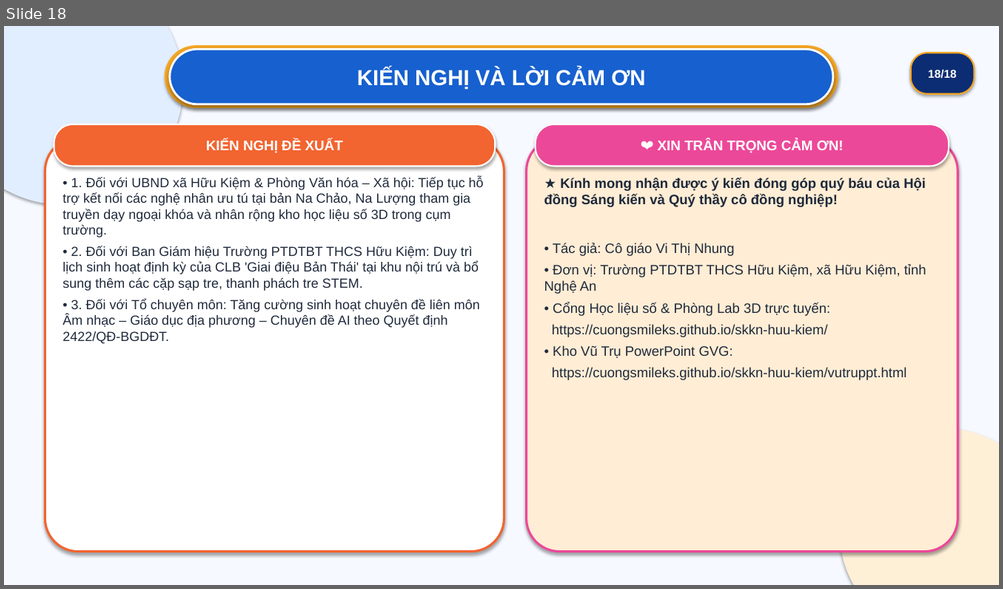
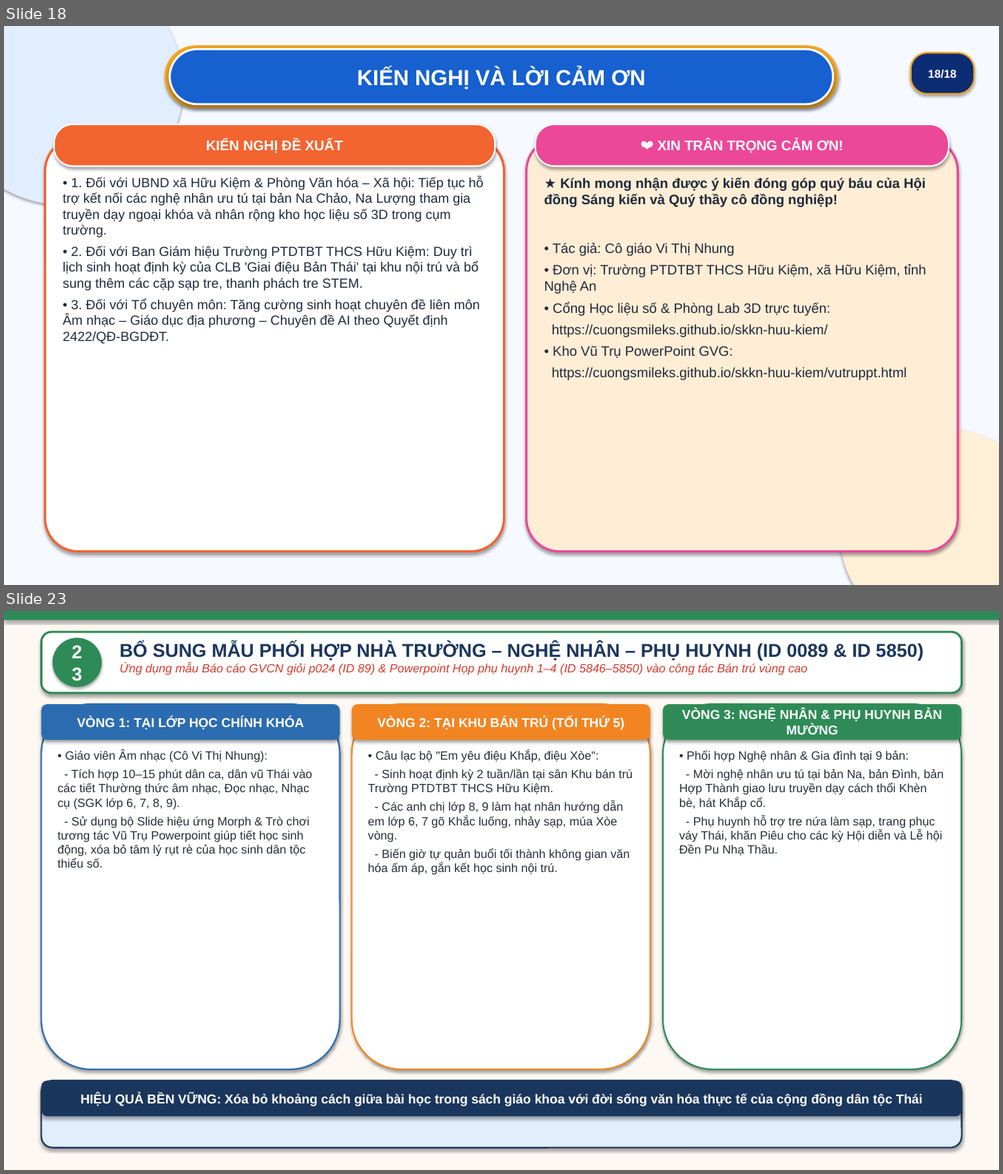
Before and after one commit to cuongsmileks/skkn-huu-kiem, a slide deck: BAO_CAO_BIEN_PHAP_GVG_MAU_M001_VUTRUPPT_VI_THI_NHUNG.pptx. Shown one above the other, each under a label of ours: slide 18 before the commit, slides 18 and 23 after it; the slides between them are not shown. The pictures are 1003x589 and 1003x1174 pixels, drawn with LibreOffice and Linux fonts; fonts in the diff are those of the drawing. Boxes give left, top, right and bottom in pixels: in the first picture for what was removed or moved away, otherwise in the second. Text is boxed around its words. In the diff, an @@ line names an element or a change of style, - is before the commit and + after.

```diff
--- a/BAO_CAO_BIEN_PHAP_GVG_MAU_M001_VUTRUPPT_VI_THI_NHUNG.pptx
+++ b/BAO_CAO_BIEN_PHAP_GVG_MAU_M001_VUTRUPPT_VI_THI_NHUNG.pptx
@@ slide 23 added at box(4, 611, 999, 1170), background #FFFFFF @@
@@ rectangle added at box(4, 611, 999, 1170), fill #FDF8F2 @@
@@ rectangle added at box(4, 611, 999, 620), fill #2E8B57 @@
@@ rounded rectangle added at box(41, 632, 962, 693), fill #FFFFFF, outline #2E8B57 2 pt @@
@@ ellipse added at box(53, 638, 102, 687), fill #2E8B57, 18 pt, text #FFFFFF, bold @@
+23
@@ text added at box(119, 642, 923, 675), 11.5 pt, text #D63A2A, italic @@
+BỔ SUNG MẪU PHỐI HỢP NHÀ TRƯỜNG – NGHỆ NHÂN – PHỤ HUYNH (ID 0089 & ID 5850)
+Ứng dụng mẫu Báo cáo GVCN giỏi p024 (ID 89) & Powerpoint Họp phụ huynh 1–4 (ID 5846–5850) vào công tác Bán trú vùng cao
@@ rounded rectangle added at box(41, 704, 340, 1070), fill #FFFFFF, outline #2B6CB0 1.5 pt @@
@@ rounded rectangle added at box(41, 704, 340, 740), fill #2B6CB0, 12.5 pt, text #FFFFFF, bold @@
+VÒNG 1: TẠI LỚP HỌC CHÍNH KHÓA
@@ rounded rectangle added at box(352, 704, 650, 1070), fill #FFFFFF, outline #F28522 1.5 pt @@
@@ rounded rectangle added at box(352, 704, 650, 740), fill #F28522, 12.5 pt, text #FFFFFF, bold @@
+VÒNG 2: TẠI KHU BÁN TRÚ (TỐI THỨ 5)
@@ rounded rectangle added at box(663, 704, 962, 1070), fill #FFFFFF, outline #2E8B57 1.5 pt @@
@@ rounded rectangle added at box(663, 704, 962, 740), fill #2E8B57, 12.5 pt, text #FFFFFF, bold @@
+VÒNG 3: NGHỆ NHÂN & PHỤ HUYNH BẢN MƯỜNG
@@ text added at box(57, 750, 312, 868), 11.5 pt, text #282D37 @@
+• Giáo viên Âm nhạc (Cô Vi Thị Nhung):
+- Tích hợp 10–15 phút dân ca, dân vũ Thái vào các tiết Thường thức âm nhạc, Đọc nhạc, Nhạc cụ (SGK lớp 6, 7, 8, 9).
+- Sử dụng bộ Slide hiệu ứng Morph & Trò chơi tương tác Vũ Trụ Powerpoint giúp tiết học sinh động, xóa bỏ tâm lý rụt rè của học sinh dân tộc thiểu số.
@@ text added at box(368, 750, 632, 875), 11.5 pt, text #282D37 @@
+• Câu lạc bộ "Em yêu điệu Khắp, điệu Xòe":
+- Sinh hoạt định kỳ 2 tuần/lần tại sân Khu bán trú Trường PTDTBT THCS Hữu Kiệm.
+- Các anh chị lớp 8, 9 làm hạt nhân hướng dẫn em lớp 6, 7 gõ Khắc luống, nhảy sạp, múa Xòe vòng.
+- Biến giờ tự quản buổi tối thành không gian văn hóa ấm áp, gắn kết học sinh nội trú.
@@ text added at box(679, 750, 943, 856), 11.5 pt, text #282D37 @@
+• Phối hợp Nghệ nhân & Gia đình tại 9 bản:
+- Mời nghệ nhân ưu tú tại bản Na, bản Đình, bản Hợp Thành giao lưu truyền dạy cách thổi Khèn bè, hát Khắp cổ.
+- Phụ huynh hỗ trợ tre nứa làm sạp, trang phục váy Thái, khăn Piêu cho các kỳ Hội diễn và Lễ hội Đền Pu Nhạ Thầu.
@@ rounded rectangle added at box(41, 1081, 962, 1148), fill #E1EEFC, outline #1B365D 1.5 pt @@
@@ rounded rectangle added at box(41, 1081, 962, 1117), fill #1B365D, 12.5 pt, text #FFFFFF, bold @@
+HIỆU QUẢ BỀN VỮNG: Xóa bỏ khoảng cách giữa bài học trong sách giáo khoa với đời sống văn hóa thực tế của cộng đồng dân tộc Thái
```
Also in this commit, not shown: 5 other slides added, 1 other file.
